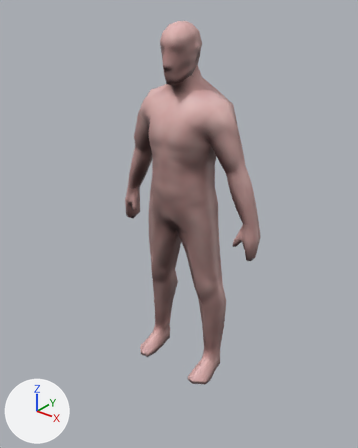
A saved change to the Blender file models/guy/sauna_player.blend.
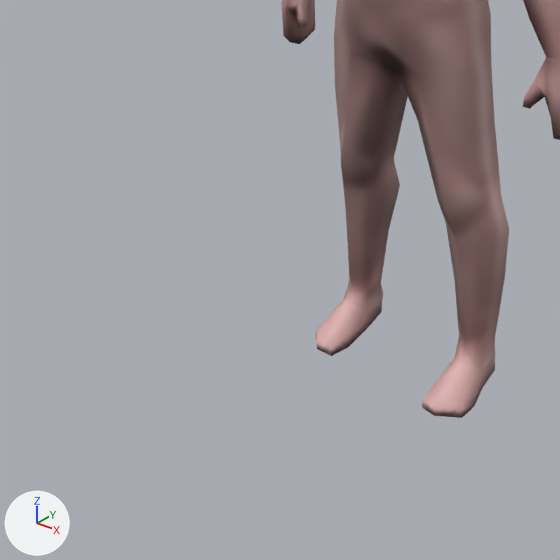
Each version is shown whole from a 50 mm lens placed at (54.7, -69.2, 76.1), pointed at (2.4, -3.8, 35.6), then close up on the part from 0% to 70% of the width and 44% to 100% of the height. The lights are fixed; the arrows at lower left show +X, +Y and +Z.

The older version as bpy lines, for what is in view:
```python
me_guy_feet = bpy.data.meshes.new('guy_feet')
me_guy_feet.from_pydata(...)  # 62 vertices, 54 faces; spans x -9.4..9.4, y -5.3..4.3, z -0.1..5.1
me_guy_feet.materials.append(mat_body)  # picture img_guy_color_png_001
me_guy_hands = bpy.data.meshes.new('guy_hands')
me_guy_hands.from_pydata(...)  # 66 vertices, 60 faces; spans x -16.2..16.2, y -0.7..3.9, z 29.5..37.5
me_guy_hands.materials.append(mat_body)  # picture img_guy_color_png_001
me_guy_torso = bpy.data.meshes.new('guy_torso')
me_guy_torso.from_pydata(...)  # 135 vertices, 122 faces; spans x -15.6..15.6, y -5.3..7.0, z 36.6..59.4
me_guy_torso.materials.append(mat_body)  # picture img_guy_color_png_001
ob_guy_feet = bpy.data.objects.new('guy_feet', me_guy_feet)
ob_guy_feet.location = (0.0, 0.0, 0.0)
ob_guy_hands = bpy.data.objects.new('guy_hands', me_guy_hands)
ob_guy_hands.location = (0.0, 0.0, 0.0)
ob_guy_torso = bpy.data.objects.new('guy_torso', me_guy_torso)
ob_guy_torso.location = (0.0, 0.0, 0.0)
# also in view: 'guy_legs' at (0.0, 0.5, 22.0)
```
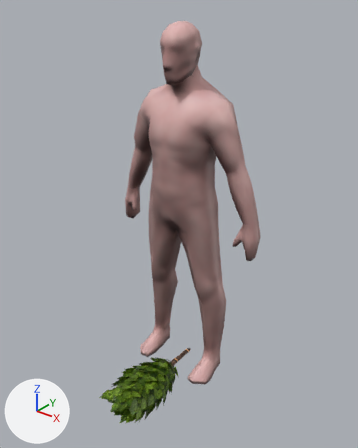
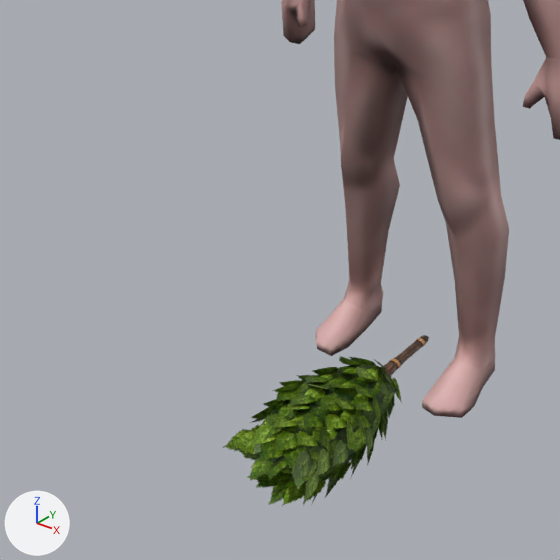
What the commit changed:
Picture 'saunavihta_trans.png' (img_saunavihta_trans_png) is new.
Picture 'saunavihta_color.png.001' (img_saunavihta_color_png_001) is new.
Material 'leaves' (mat_leaves) is new.
Uses the picture img_saunavihta_color_png_001.
Uses the picture img_saunavihta_trans_png.
Material 'saunavihta' (mat_saunavihta) is new.
Its texture is img_saunavihta_color_png_001.
Mesh me_saunavihta_001 is new.
It has 518 vertices, 187 faces and spans x -6.1..6.1, y -21.6..3.1, z -4.5..5.1.
Faces by material slot: [86, 101].
It uses material mat_saunavihta (picture img_saunavihta_color_png_001).
It uses material mat_leaves.
Object 'saunavihta.001' (ob_saunavihta_001) is new; it shows me_saunavihta_001.
Its location is (0.0, 0.0, 0.0).

Boxes [x1, y1, x2, y2] around the edits, measured in the close-ups (560 x 560 px):
'saunavihta.001', added (green)
    after: [223, 335, 429, 506]
    faces in mat_leaves: [223, 356, 402, 506]
    faces in mat_saunavihta (picture img_saunavihta_color_png_001): [261, 335, 429, 482]
